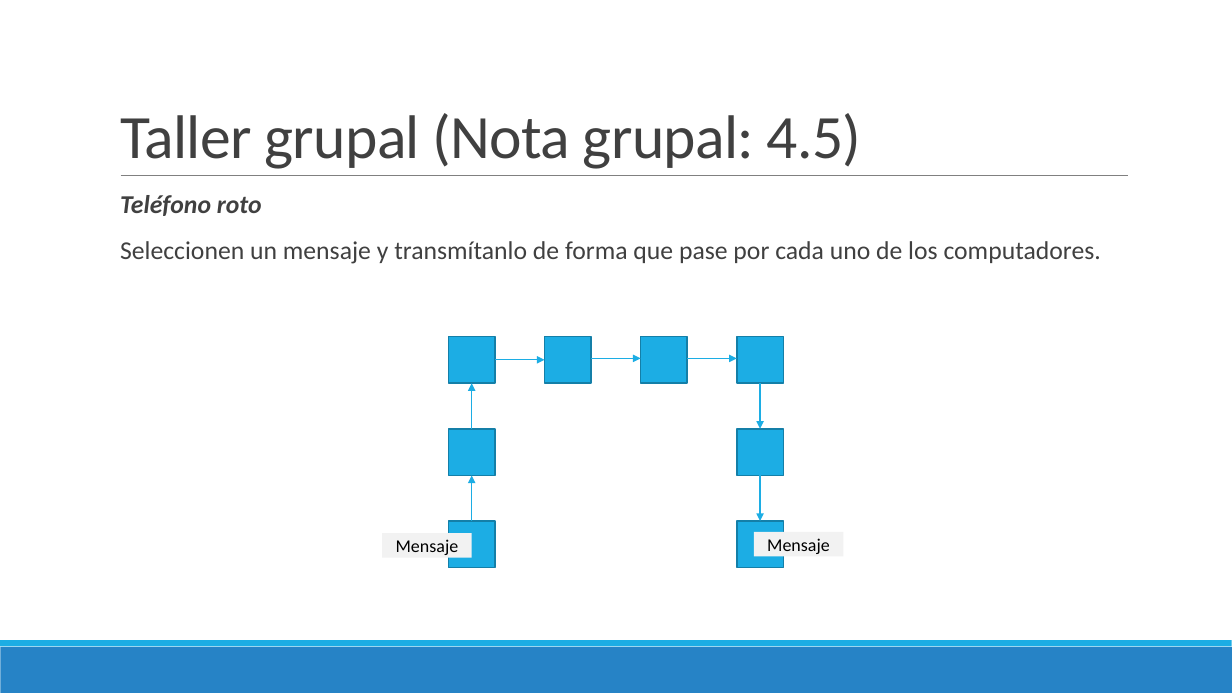
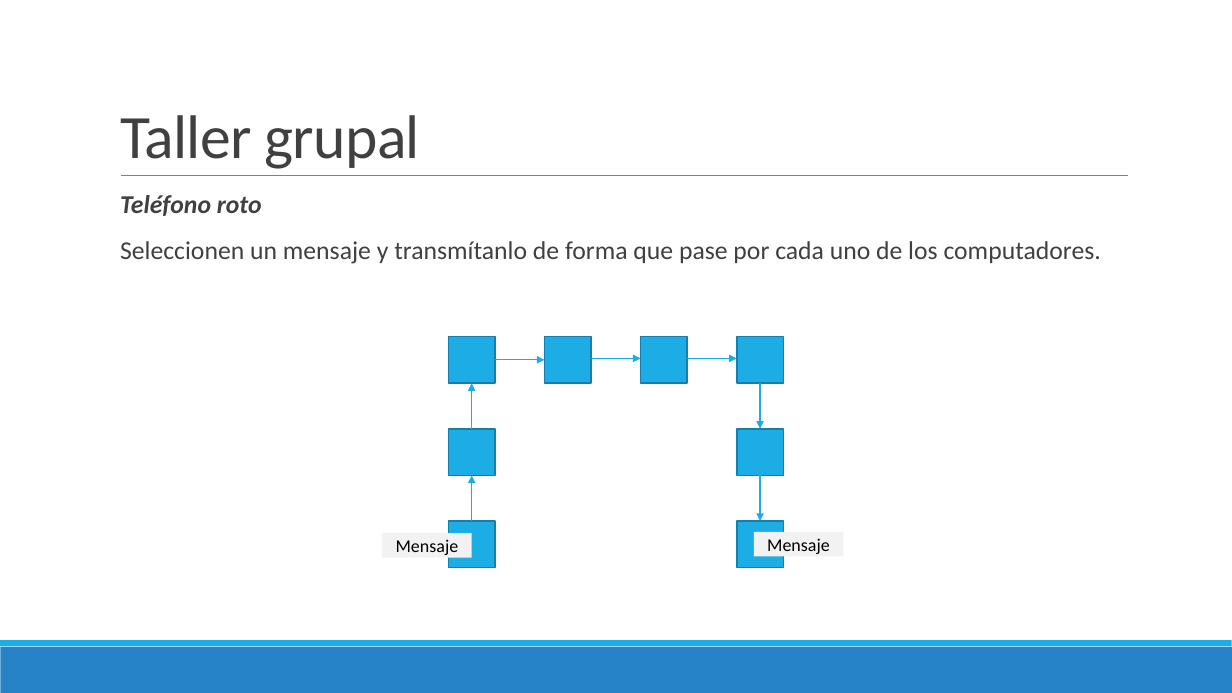
Before and after one commit to Domiciano/ProgramRed192, a slide deck: slide 53 of Clase2/Presentación.pptx (slide 46 before the commit). Drawn at 1232x693 pixels with LibreOffice and Linux fonts; fonts in the diff are those of the drawing. Boxes give left, top, right and bottom in pixels: in the first picture for what was removed or moved away, otherwise in the second. Text is boxed around its words. In the diff, an @@ line names an element or a change of style, - is before the commit and + after.

```diff
--- a/Clase2/Presentación.pptx
+++ b/Clase2/Presentación.pptx
@@ title at [120, 115, 419, 169]: text changed @@
-Taller grupal (Nota grupal: 4.5)
+Taller grupal
```
Also in this commit, not shown: 1 other slide changed, 2 slides added, 1 other file.
